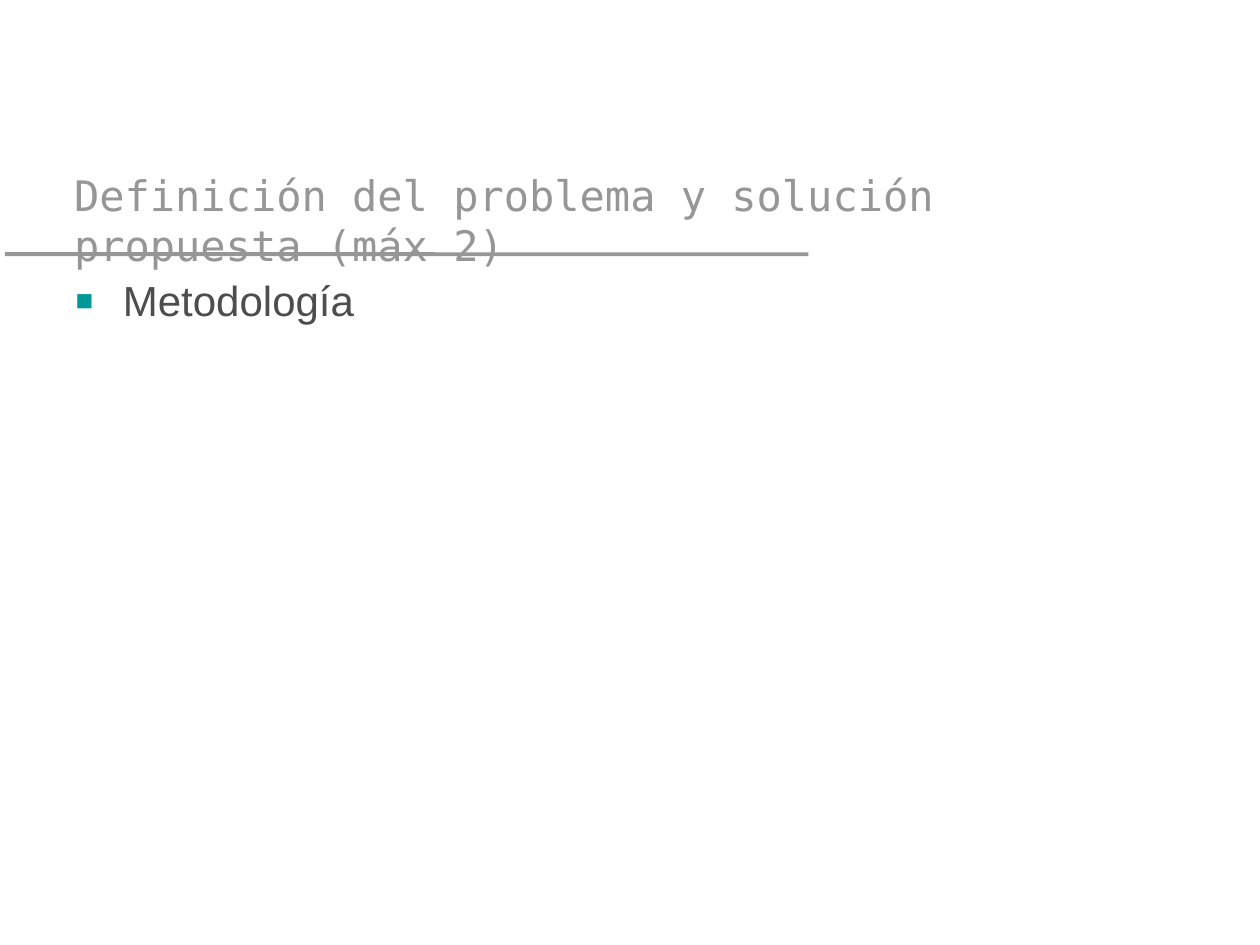
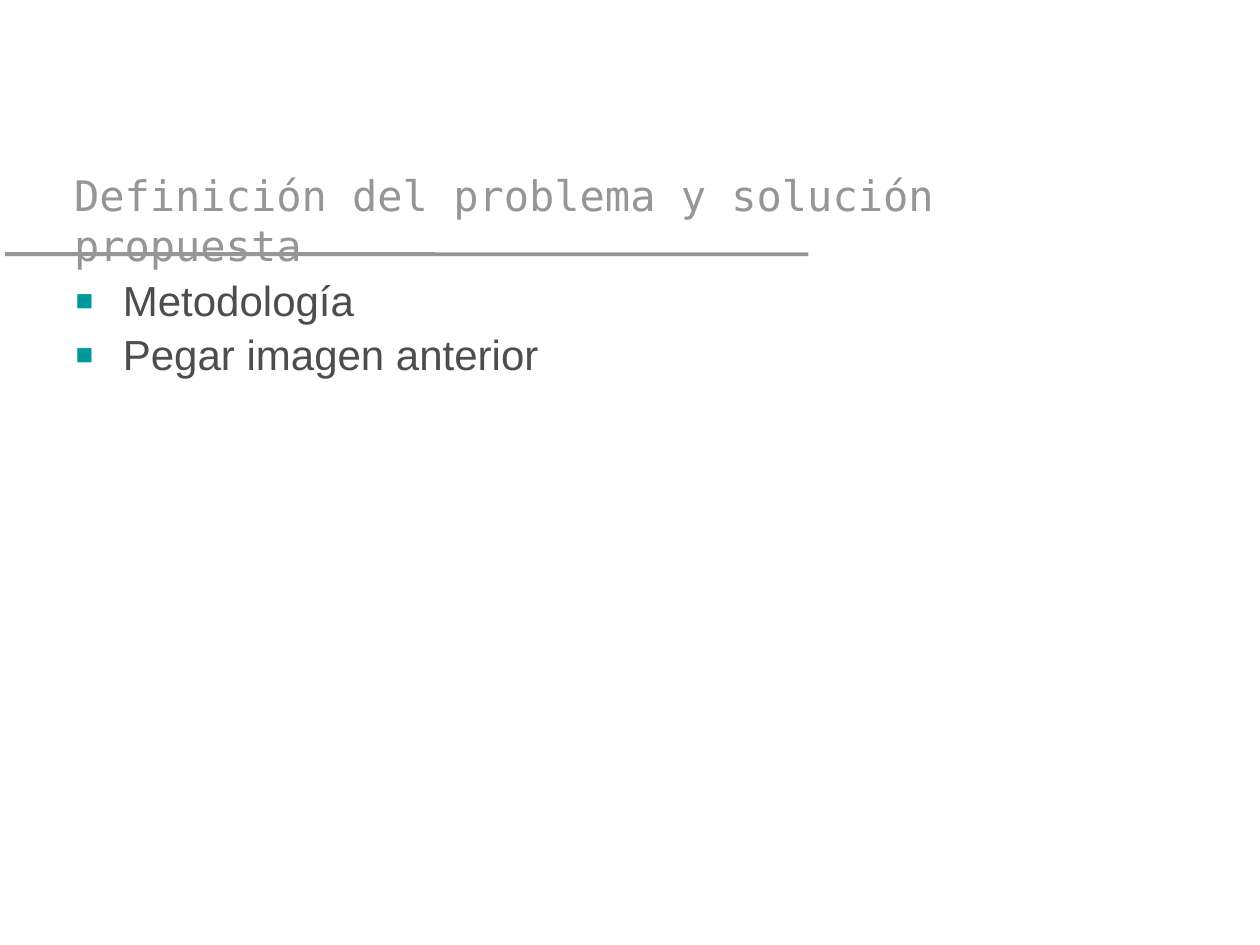
Before and after one commit to yano2h/TESIS, a slide deck: slide 17 of Presentaciones/Plantilla Pres 2_2012.pptx (slide 18 before the commit). Drawn at 1260x945 pixels with LibreOffice and Linux fonts; fonts in the diff are those of the drawing; background and template pictures are left out. Boxes give left, top, right and bottom in pixels: in the first picture for what was removed or moved away, otherwise in the second. Text is boxed around its words. In the diff, an @@ line names an element or a change of style, - is before the commit and + after.

```diff
--- a/Presentaciones/Plantilla Pres 2_2012.pptx
+++ b/Presentaciones/Plantilla Pres 2_2012.pptx
@@ title at (x1=74, y1=177, x2=933, y2=270): text changed @@
-Definición del problema y solución propuesta (máx 2)
+Definición del problema y solución propuesta
@@ text at (x1=123, y1=339, x2=538, y2=378): paragraph added @@
+■ Pegar imagen anterior
```
Also in this commit, not shown: 4 other slides changed, 1 slide removed.
